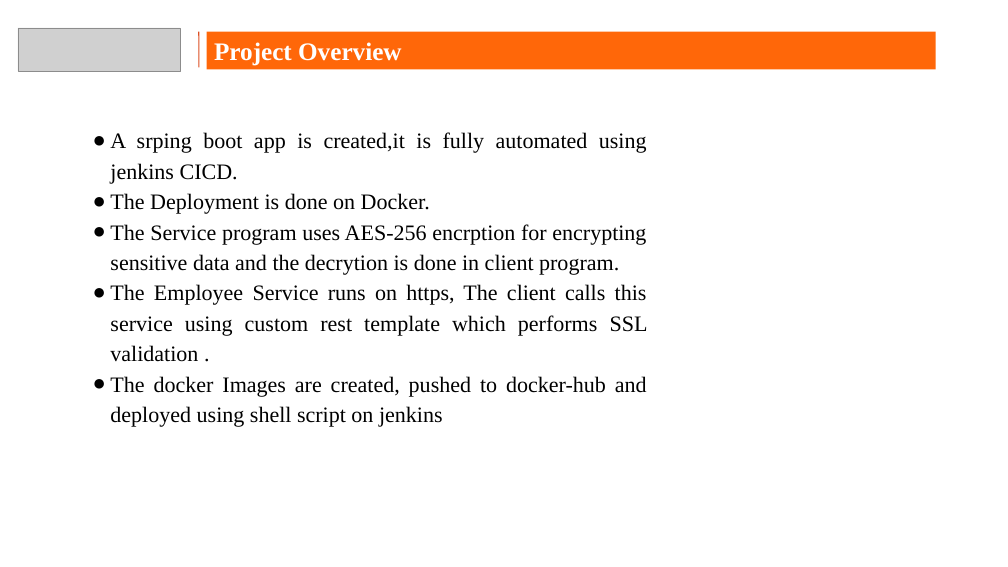
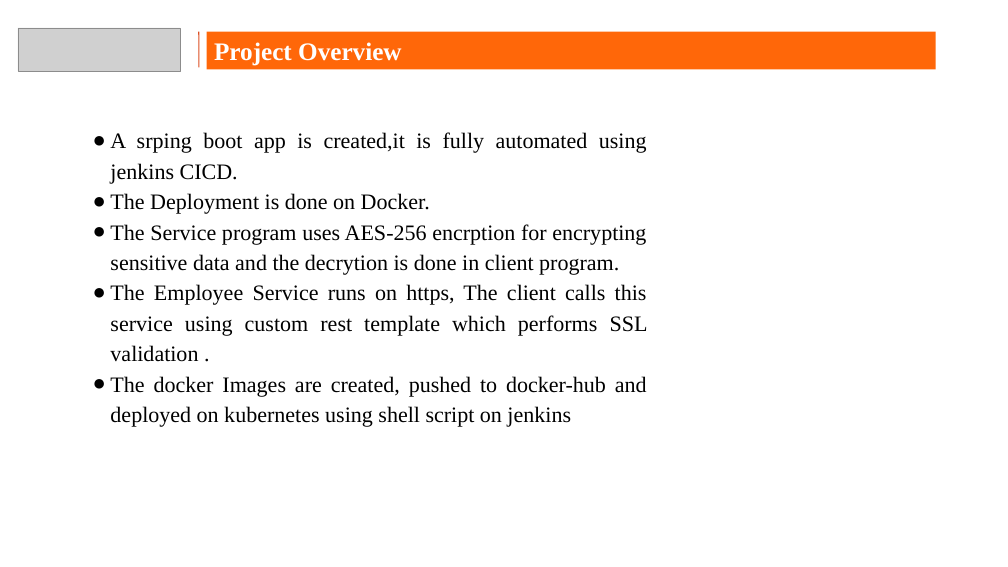
Before and after one commit to satanpotato98/HDFC-Capstone-Project, a slide deck: slide 4 of Capstone Project.pptx. Drawn at 1008x567 pixels with LibreOffice and Linux fonts; fonts in the diff are those of the drawing; grey boxes stand for pictures; background and template pictures are left out. Boxes give left, top, right and bottom in pixels: in the first picture for what was removed or moved away, otherwise in the second. Text is boxed around its words. In the diff, an @@ line names an element or a change of style, - is before the commit and + after.

```diff
--- a/Capstone Project.pptx
+++ b/Capstone Project.pptx
@@ text at (110, 376, 647, 427): text changed @@
-● The docker Images are created, pushed to docker-hub and deployed using shell script on jenkins
+● The docker Images are created, pushed to docker-hub and deployed on kubernetes using shell script on jenkins
```
Also in this commit, not shown: 2 other slides changed, 7 other files.
